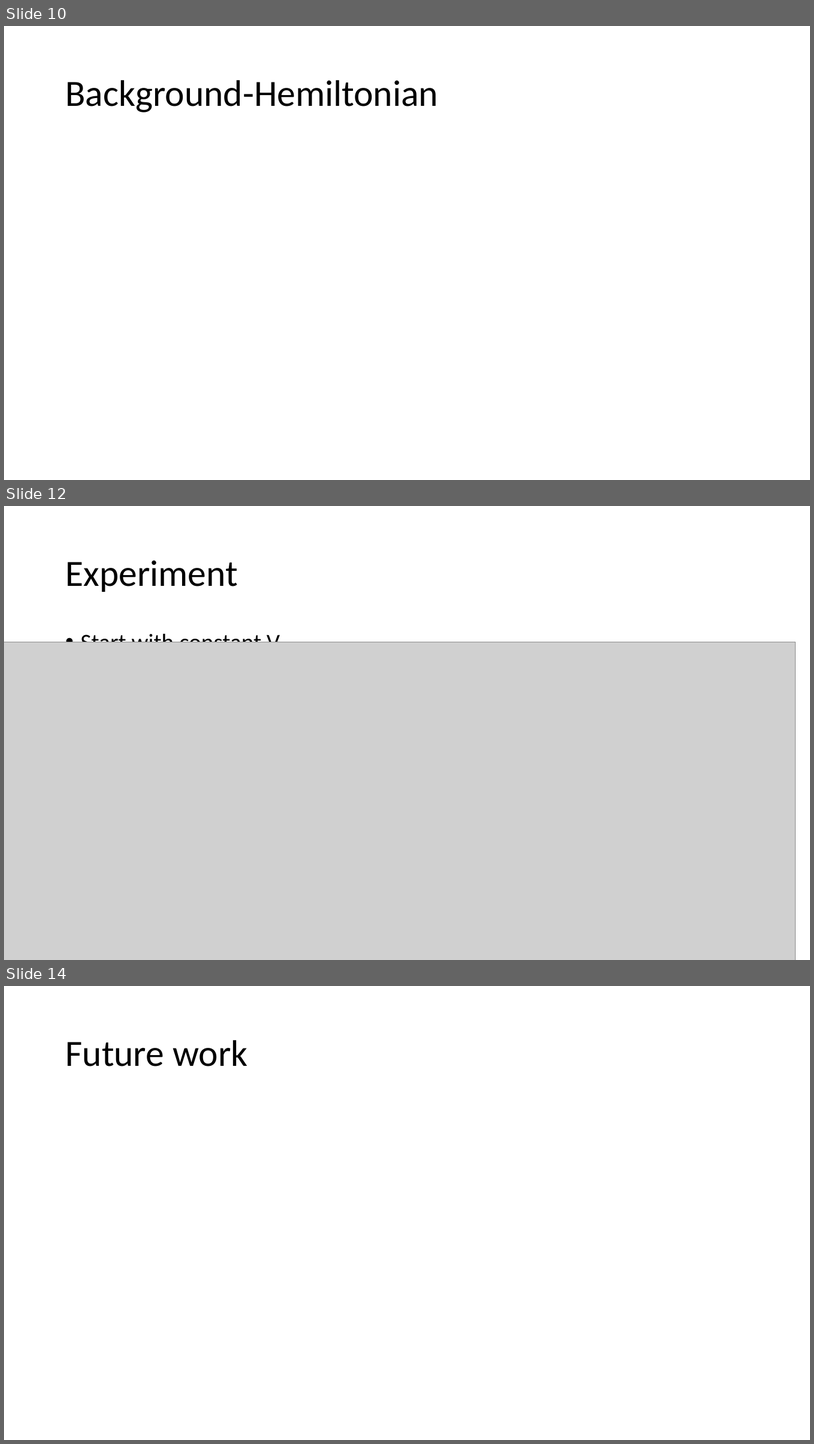
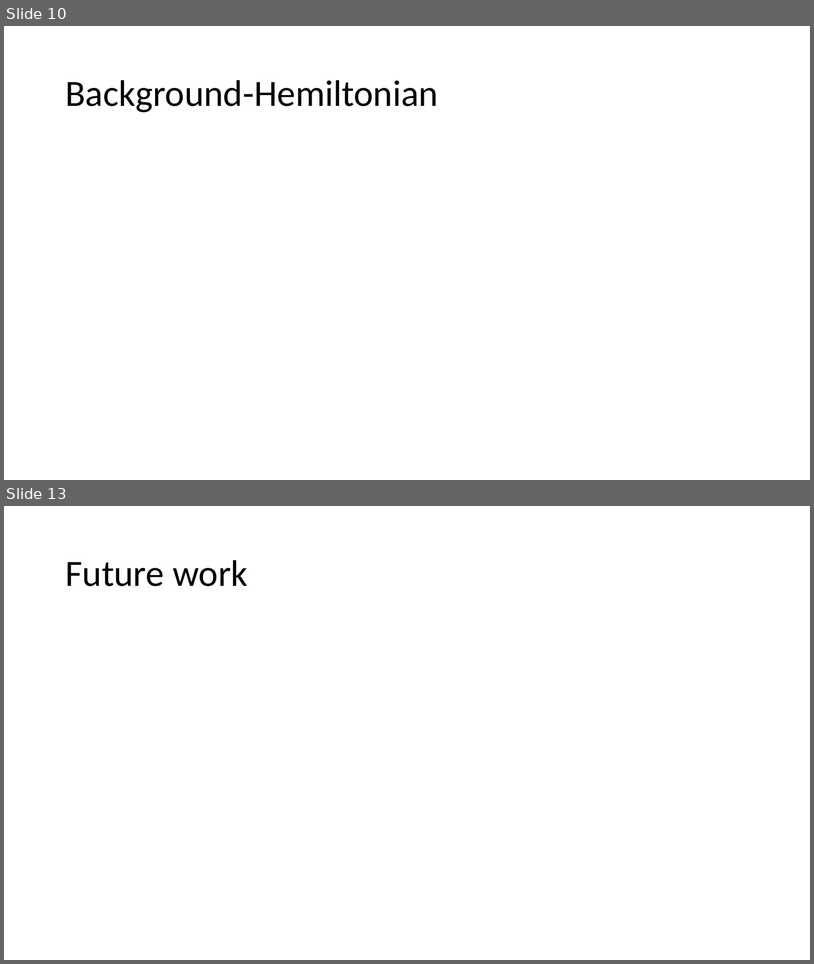
Before and after one commit to tsachiblau/geometricComputerVisionProject, a slide deck: Presentation.pptx. Shown one above the other, each under a label of ours: slides 10, 12 and 14 before the commit, slides 10 and 13 after it; the slides between them are not shown. The pictures are 814x1444 and 814x964 pixels, drawn with LibreOffice and Linux fonts; fonts in the diff are those of the drawing; grey boxes stand for pictures. Boxes give left, top, right and bottom in pixels: in the first picture for what was removed or moved away, otherwise in the second. Text is boxed around its words. In the diff, an @@ line names an element or a change of style, - is before the commit and + after.

```diff
--- a/Presentation.pptx
+++ b/Presentation.pptx
@@ slide 12 removed at (4,506,810,960), background #FFFFFF @@
@@ title removed at (65,560,237,592) @@
-Experiment
@@ text removed at (81,630,280,642) @@
-• Start with constant V
@@ picture removed at (4,642,796,960) @@
@@ what was slide 14 is now slide 13 @@
```
Also in this commit, not shown: 6 slides changed, 1 slide added, 1 other slide removed, 3 other files.
